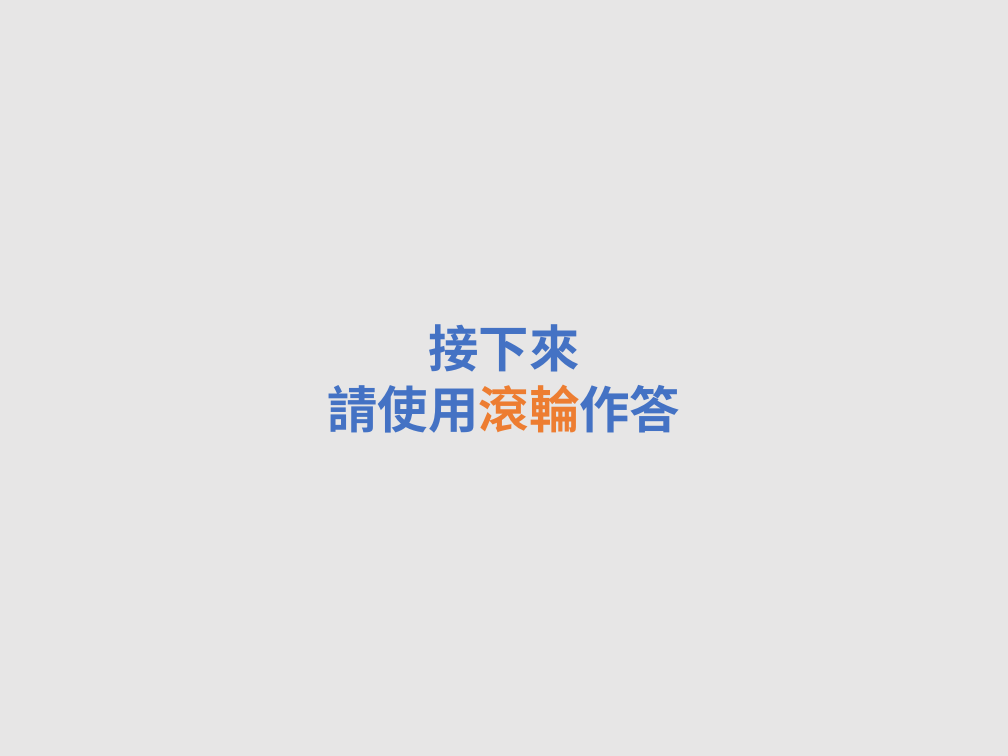
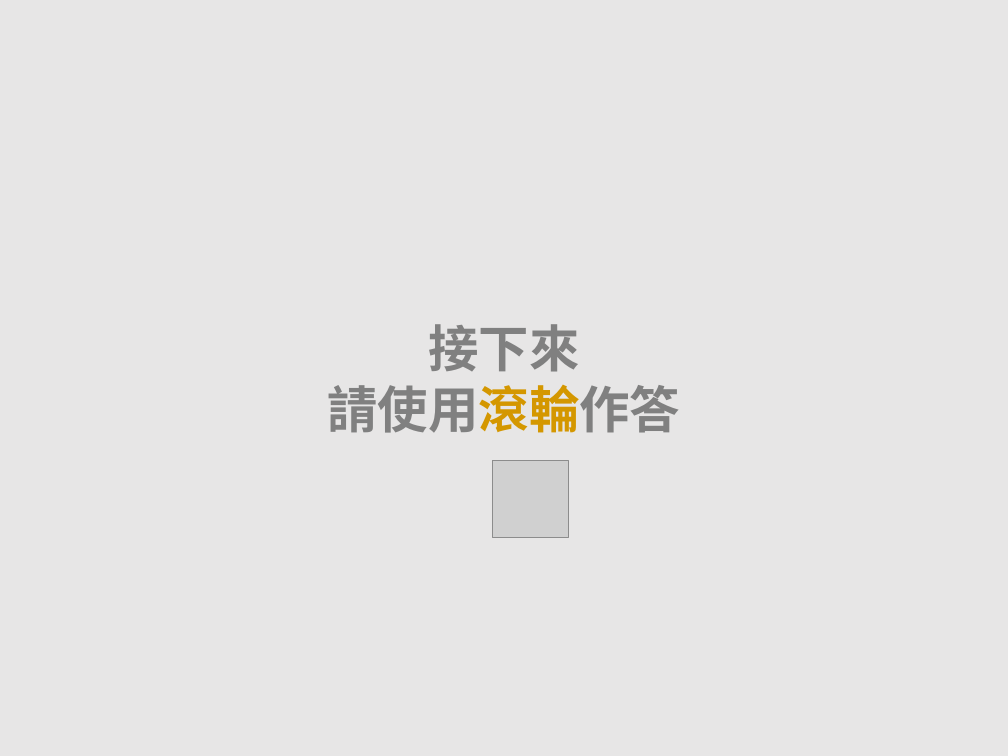
Before and after one commit to EJ-Chang/OSD-Study, a slide deck: slide 20 of WheelOSDtest/StimulusPNG.pptx. Drawn at 1008x756 pixels with LibreOffice and Linux fonts; fonts in the diff are those of the drawing; grey boxes stand for pictures. Boxes give left, top, right and bottom in pixels: in the first picture for what was removed or moved away, otherwise in the second. Text is boxed around its words. In the diff, an @@ line names an element or a change of style, - is before the commit and + after.

```diff
--- a/WheelOSDtest/StimulusPNG.pptx
+++ b/WheelOSDtest/StimulusPNG.pptx
@@ text "接下來" at <box>328,324,681,433</box>: text colour #4472C4 to #808080 in "接下來", "請使用滾輪作答"; text colour #ED7D31 to #D49700 in "請使用滾輪作答" @@
@@ picture added at <box>493,461,570,537</box> @@
```
Also in this commit, not shown: 7 other slides changed, 12 slides added, 12 slides removed, 14 other files.
